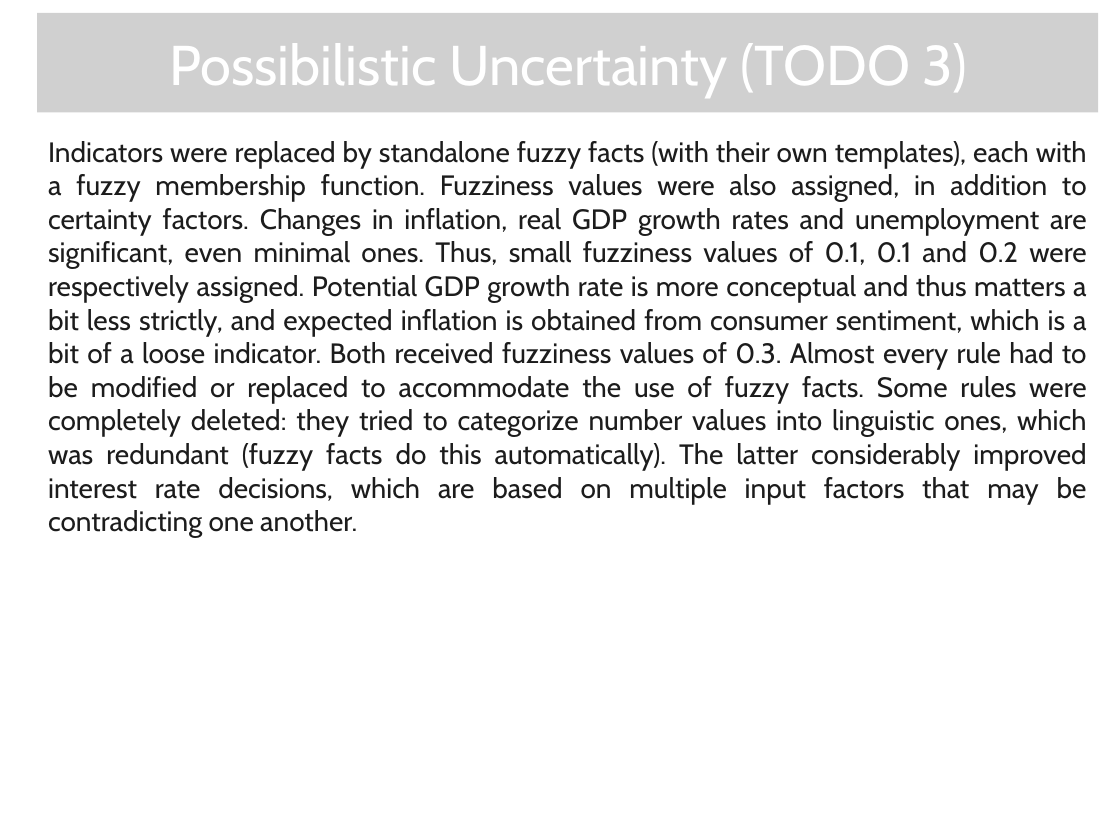
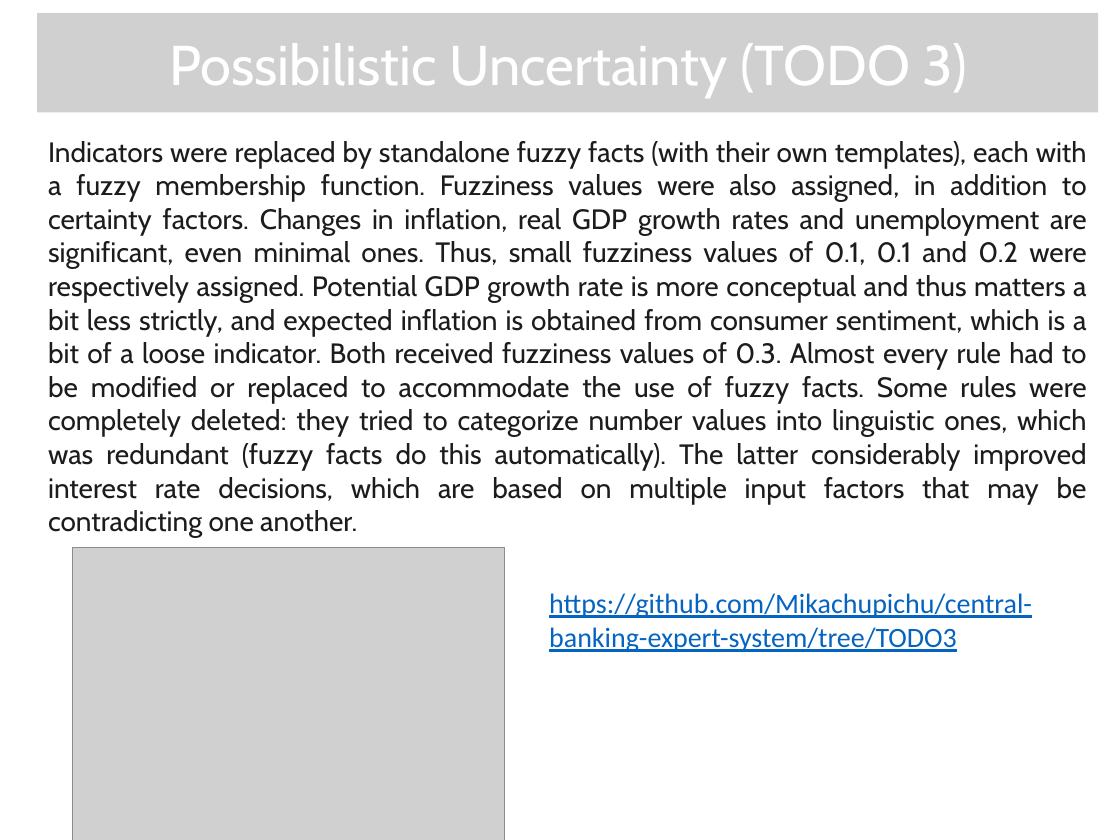
Before and after one commit to Mikachupichu/central-banking-expert-system, a slide deck: slide 7 of A-D2.pptx. Drawn at 1120x840 pixels with LibreOffice and Linux fonts; fonts in the diff are those of the drawing; grey boxes stand for pictures; background and template pictures are left out. Boxes give left, top, right and bottom in pixels: in the first picture for what was removed or moved away, otherwise in the second. Text is boxed around its words. In the diff, an @@ line names an element or a change of style, - is before the commit and + after.

```diff
--- a/A-D2.pptx
+++ b/A-D2.pptx
@@ picture added at bbox=[72, 548, 504, 840] @@
@@ text added at bbox=[549, 593, 1032, 652], 18 pt, text #0563C1, underline @@
+https://github.com/Mikachupichu/central-banking-expert-system/tree/TODO3
```
Also in this commit, not shown: 2 other slides changed, 3 slides added, 2 slides removed, 1 other file.
